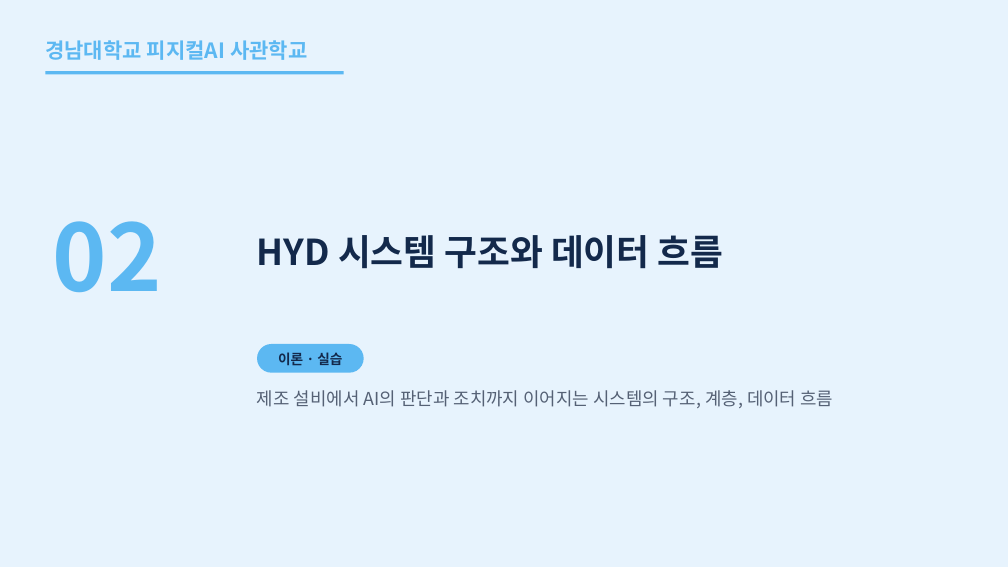
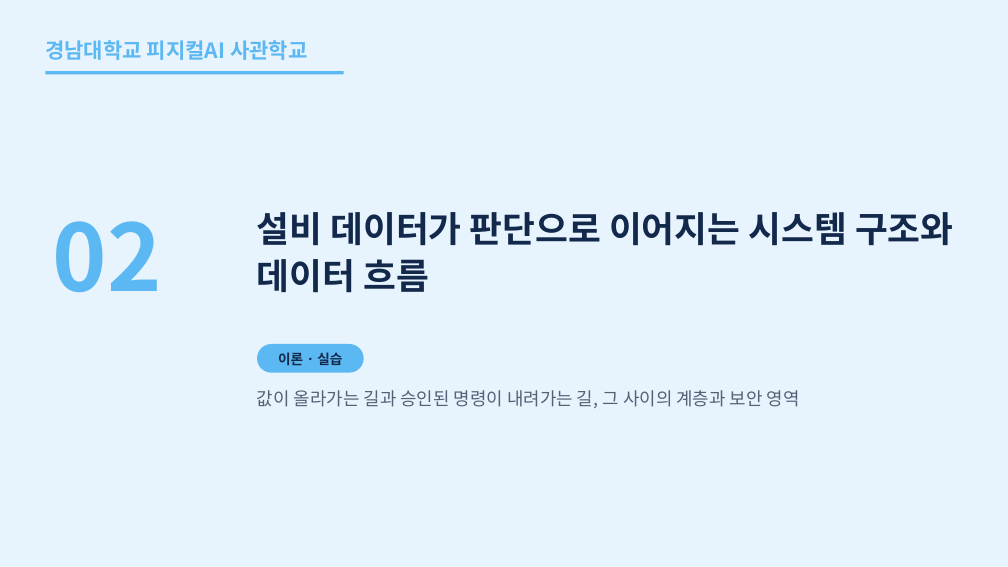
Before and after one commit to uengine-oss/hyd-iot-edu, a slide deck: slide 12 of 산출물/통합반/이론/01회차/통합반_01일차.pptx. Drawn at 1008x567 pixels with LibreOffice and Linux fonts; fonts in the diff are those of the drawing. Boxes give left, top, right and bottom in pixels: in the first picture for what was removed or moved away, otherwise in the second. Text is boxed around its words. In the diff, an @@ line names an element or a change of style, - is before the commit and + after.

```diff
--- a/산출물/통합반/이론/01회차/통합반_01일차.pptx
+++ b/산출물/통합반/이론/01회차/통합반_01일차.pptx
@@ text at <box>257,212,953,293</box>: text changed @@
-HYD 시스템 구조와 데이터 흐름
+설비 데이터가 판단으로 이어지는 시스템 구조와 데이터 흐름
@@ text at <box>257,390,800,408</box>: text changed @@
-제조 설비에서 AI의 판단과 조치까지 이어지는 시스템의 구조, 계층, 데이터 흐름
+값이 올라가는 길과 승인된 명령이 내려가는 길, 그 사이의 계층과 보안 영역
```
Also in this commit, not shown: 17 other slides changed, 13 other files.
